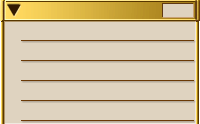
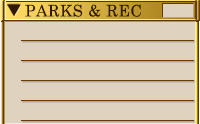
Layers edited between the first and the second (200, 124) image:
added layer "PARKS & REC" above "Layer 2" over left=25, top=4, right=141, bottom=17
